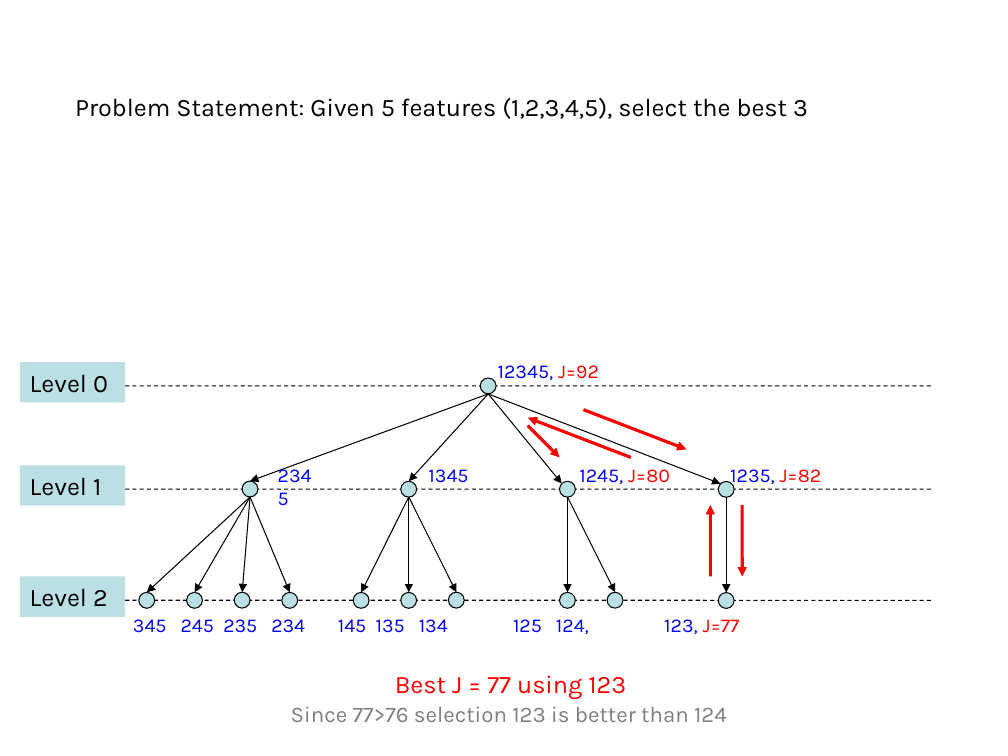
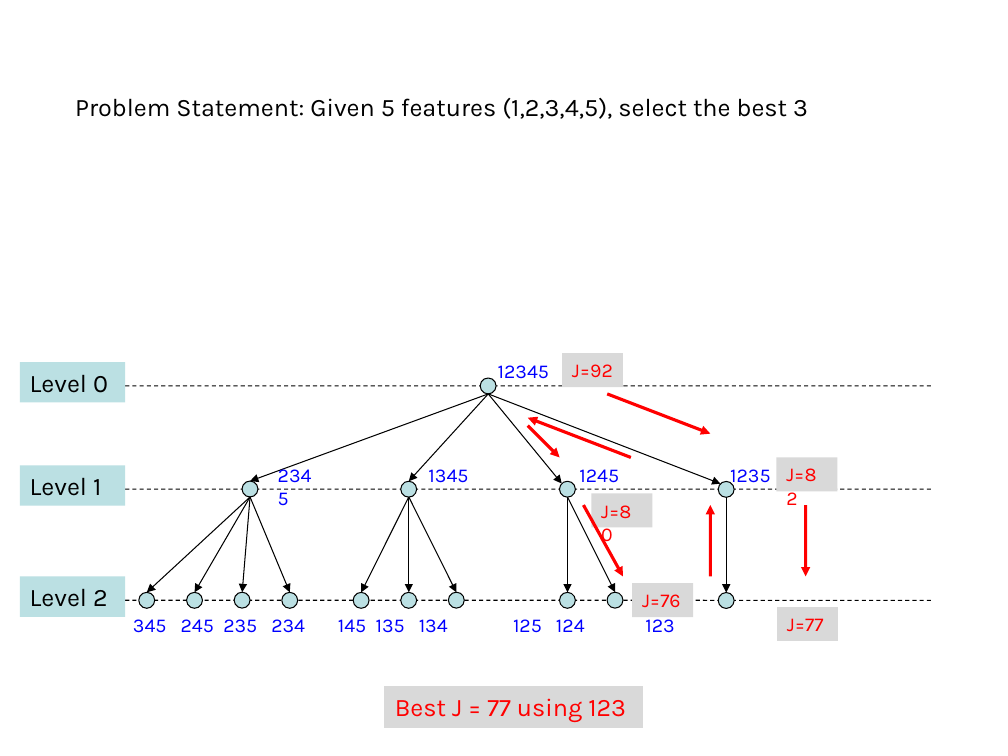
Before and after one commit to domingomery/patrones, a slide deck: slide 19 of clases/Cap03_Seleccion_de_Caracteristicas/presentations/PAT03_BranchAndBound.pptx (slide 16 before the commit). Drawn at 1008x756 pixels with LibreOffice and Linux fonts; fonts in the diff are those of the drawing. Boxes give left, top, right and bottom in pixels: in the first picture for what was removed or moved away, otherwise in the second. Text is boxed around its words. In the diff, an @@ line names an element or a change of style, - is before the commit and + after.

```diff
--- a/clases/Cap03_Seleccion_de_Caracteristicas/presentations/PAT03_BranchAndBound.pptx
+++ b/clases/Cap03_Seleccion_de_Caracteristicas/presentations/PAT03_BranchAndBound.pptx
@@ fill none to #D9D9D9 in 3 elements at [776, 458, 838, 492], [592, 494, 653, 528], [562, 353, 624, 387] @@
@@ rectangle "J=92": place and size @@
-rectangle "J=92" at [498, 365, 599, 380]
+rectangle "J=92" at [562, 353, 624, 387]
@@ text added at [498, 365, 549, 379], 14 pt, text #0000FF @@
+12345
@@ text in rectangle at [572, 364, 613, 377]: text changed; text colour #0000FF to #FF0000 @@
-12345, J=92
+J=92
@@ arrow moved from (584, 409) - (686, 450) to (607, 394) - (711, 433) @@
@@ text added at [579, 469, 619, 483], 14 pt, text #0000FF @@
+1245
@@ text added at [730, 469, 771, 488], 14 pt, text #0000FF @@
+1235
@@ rectangle "J=82": place and size @@
-rectangle "J=82" at [730, 469, 822, 488]
+rectangle "J=82" at [776, 458, 838, 492]
@@ text in rectangle at [786, 468, 816, 482]: text changed; text colour #0000FF to #FF0000 @@
-1235, J=82
+J=82
@@ arrow added from (584, 505) to (623, 577), #FF0000 2.25 pt @@
@@ rectangle "J=80": place and size @@
-rectangle "J=80" at [579, 464, 670, 484]
+rectangle "J=80" at [592, 494, 653, 528]
@@ text in rectangle at [601, 505, 631, 519]: text changed; text colour #0000FF to #FF0000 @@
-1245, J=80
+J=80
@@ arrow moved from (742, 505) - (742, 577) to (805, 505) - (805, 577) @@
@@ rectangle added at [632, 584, 694, 618], fill #D9D9D9, 14 pt, text #FF0000 @@
+J=76
@@ text at [133, 619, 674, 633]: text changed @@
-345 245 235 234 145 135 134 125 124, 123, J=77
+345 245 235 234 145 135 134 125 124 123
@@ rectangle added at [777, 607, 839, 641], fill #D9D9D9, 14 pt, text #FF0000 @@
+J=77
@@ rectangle "Best J = 77 using ...": place and size @@
-rectangle "Best J = 77 using ..." at [395, 675, 626, 700]
+rectangle "Best J = 77 using ..." at [385, 686, 643, 727]
@@ rectangle "Best J = 77 using ..." at [385, 686, 643, 727]: fill none to #D9D9D9; outline none to #D9D9D9 0.75 pt @@
@@ text removed at [291, 707, 727, 722] @@
-Since 77>76 selection 123 is better than 124
```
Also in this commit, not shown: 9 other slides changed, 5 slides added, 6 other files.
